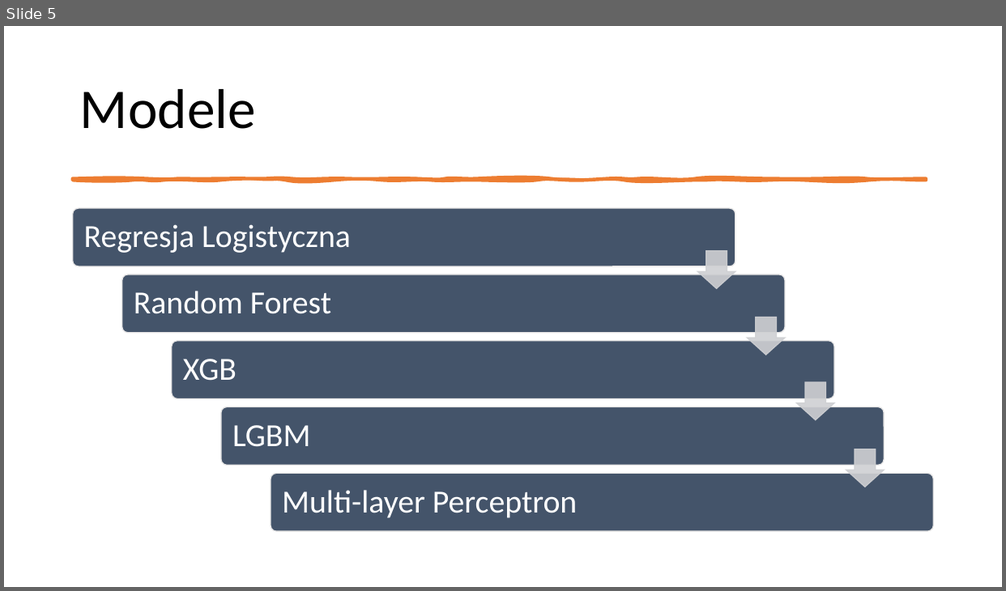
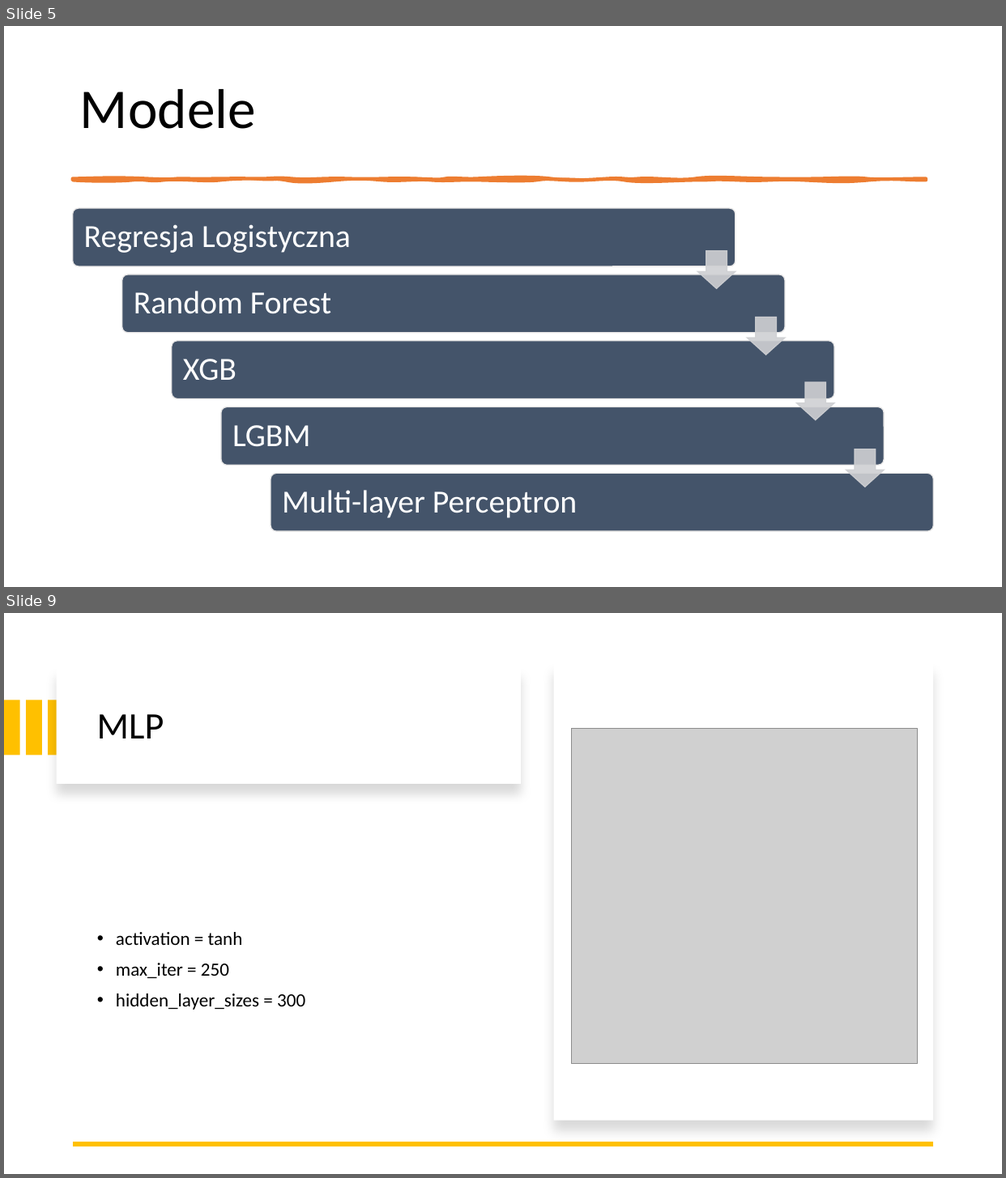
Before and after one commit to JakubKozlowski1/data_mining, a slide deck: data_mining_prezentacja.pptx. Shown one above the other, each under a label of ours: slide 5 before the commit, slides 5 and 9 after it; the slides between them are not shown. The pictures are 1006x591 and 1006x1178 pixels, drawn with LibreOffice and Linux fonts; fonts in the diff are those of the drawing; grey boxes stand for pictures. Boxes give left, top, right and bottom in pixels: in the first picture for what was removed or moved away, otherwise in the second. Text is boxed around its words. In the diff, an @@ line names an element or a change of style, - is before the commit and + after.

```diff
--- a/data_mining_prezentacja.pptx
+++ b/data_mining_prezentacja.pptx
@@ slide 9 added at bbox=[4, 613, 1002, 1174], background #FFFFFF @@
@@ rectangle added at bbox=[57, 667, 521, 785], fill #FFFFFF @@
@@ rectangle added at bbox=[554, 663, 934, 1122], fill #FFFFFF @@
@@ rectangle added at bbox=[4, 700, 19, 756], fill #FFC000 @@
@@ rectangle added at bbox=[26, 700, 41, 756], fill #FFC000 @@
@@ rectangle added at bbox=[49, 700, 64, 756], fill #FFC000 @@
@@ title added at bbox=[97, 714, 164, 739], 36 pt, text #000000 @@
+MLP
@@ picture added at bbox=[572, 728, 918, 1063] @@
@@ text added at bbox=[116, 932, 305, 1010], 18 pt, text #000000 @@
+• activation = tanh
+• max_iter = 250
+• hidden_layer_sizes = 300
@@ line added from (934, 1144) to (73, 1144), #FFC000 4.5 pt @@
```
Also in this commit, not shown: 8 other slides added, 4 slides removed, 7 other files.
